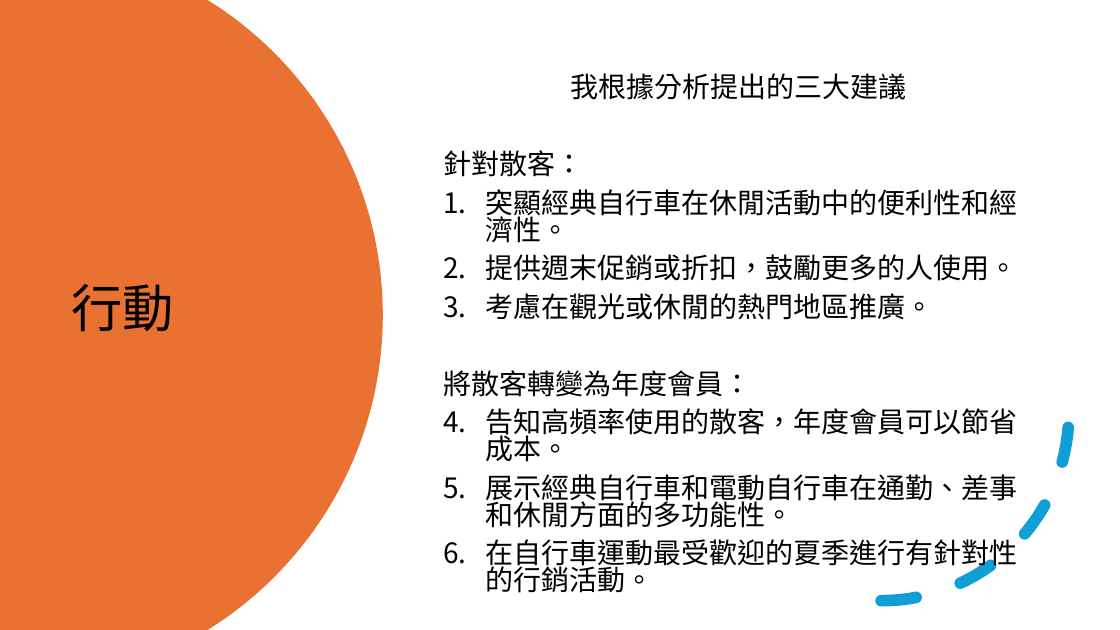
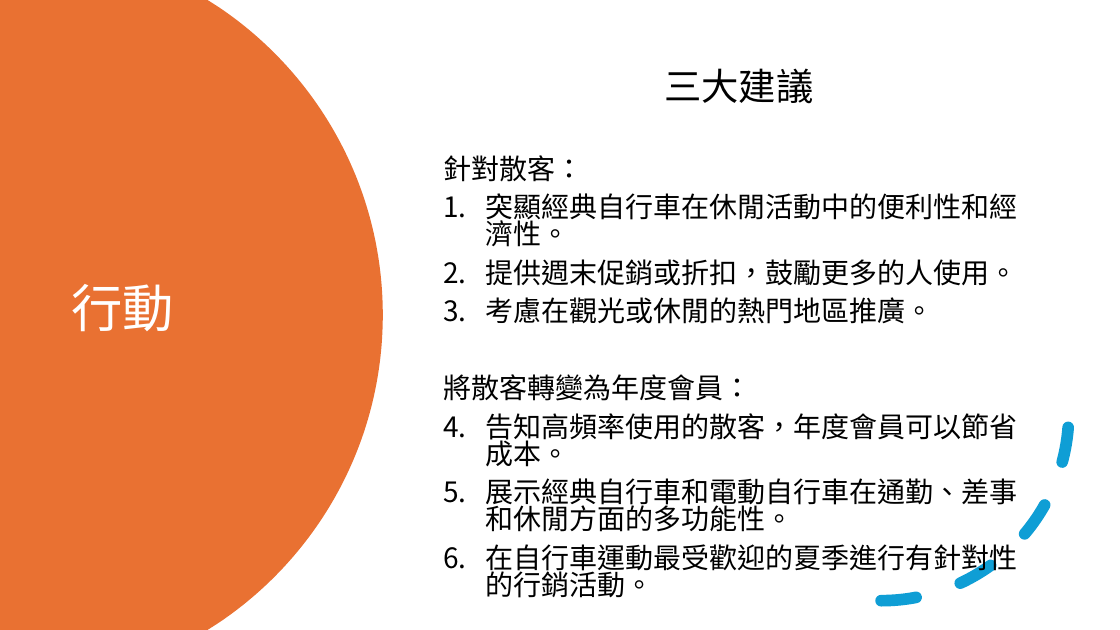
Before and after one commit to y4611676/Unanimous-Project, a slide deck: slide 13 of Bike_Share/共享單車如何成功.pptx. Drawn at 1120x630 pixels with LibreOffice and Linux fonts; fonts in the diff are those of the drawing. Boxes give left, top, right and bottom in pixels: in the first picture for what was removed or moved away, otherwise in the second. Text is boxed around its words. In the diff, an @@ line names an element or a change of style, - is before the commit and + after.

```diff
--- a/Bike_Share/共享單車如何成功.pptx
+++ b/Bike_Share/共享單車如何成功.pptx
@@ text at bbox=[664, 68, 813, 104]: text changed; size 24 to 32 pt @@
-我根據分析提出的三大建議
+三大建議
@@ title "行動" at bbox=[71, 284, 174, 332]: text colour #000000 to #FFFFFF @@
```
Also in this commit, not shown: 12 other slides changed, 1 other file.
